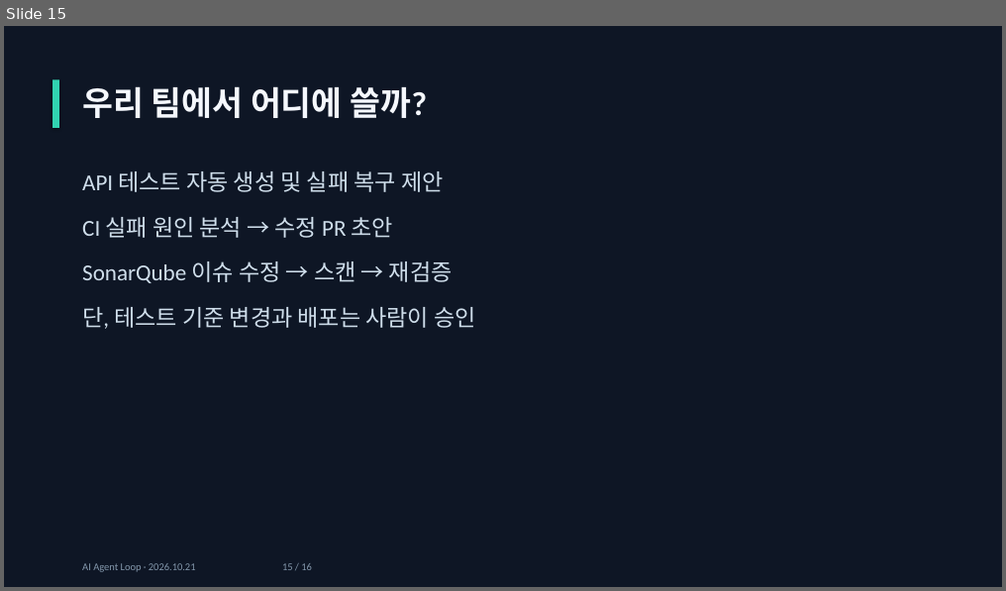
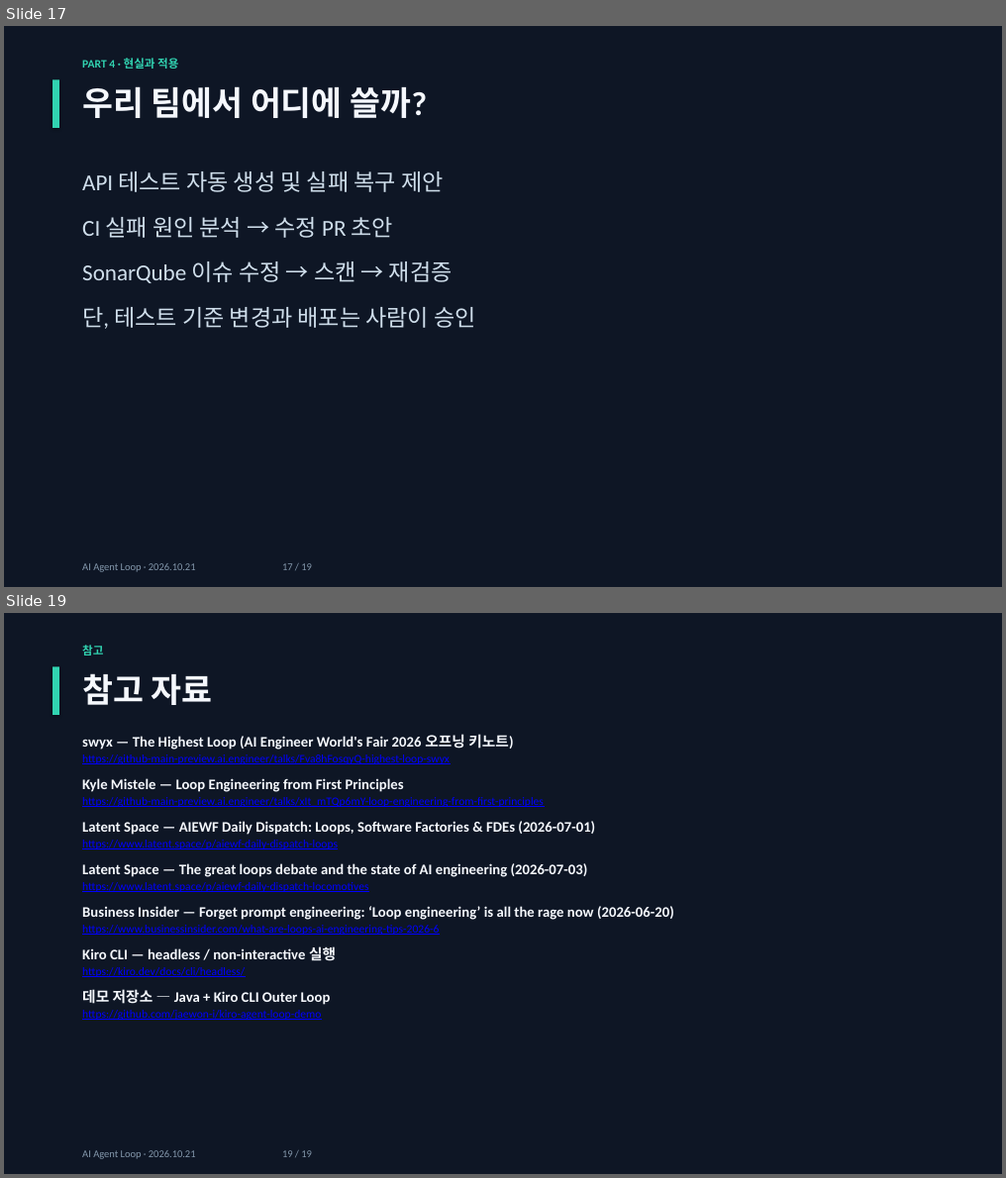
Before and after one commit to jaewon-i/kiro-agent-loop-demo, a slide deck: docs/AI_Agent_Loop.pptx. Shown one above the other, each under a label of ours: slide 15 before the commit, slides 17 and 19 after it; the slides between them are not shown. The pictures are 1006x591 and 1006x1178 pixels, drawn with LibreOffice and Linux fonts; fonts in the diff are those of the drawing. Boxes give left, top, right and bottom in pixels: in the first picture for what was removed or moved away, otherwise in the second. Text is boxed around its words. In the diff, an @@ line names an element or a change of style, - is before the commit and + after.

Commit message:
Restructure deck: World's Fair 2026 intro, concepts, demo, debate (19 slides)

```diff
--- a/docs/AI_Agent_Loop.pptx
+++ b/docs/AI_Agent_Loop.pptx
@@ slide 19 added at (4,613,1002,1174), background #0E1625 @@
@@ rectangle added at (53,666,59,715), fill #31D3B1 @@
@@ text added at (82,645,103,656), 11 pt, text #31D3B1, bold @@
+참고
@@ text added at (82,673,213,705), 32 pt, text #F5F8FD, bold @@
+참고 자료
@@ text added at (82,734,674,1020), 11 pt, text #0000FF, underline @@
+swyx — The Highest Loop (AI Engineer World's Fair 2026 오프닝 키노트)
+https://github-main-preview.ai.engineer/talks/Fva8hFosqyQ-highest-loop-swyx
+Kyle Mistele — Loop Engineering from First Principles
+https://github-main-preview.ai.engineer/talks/xIt_mTQp6mY-loop-engineering-from-first-principles
+Latent Space — AIEWF Daily Dispatch: Loops, Software Factories & FDEs (2026-07-01)
+https://www.latent.space/p/aiewf-daily-dispatch-loops
+Latent Space — The great loops debate and the state of AI engineering (2026-07-03)
+https://www.latent.space/p/aiewf-daily-dispatch-locomotives
+Business Insider — Forget prompt engineering: ‘Loop engineering’ is all the rage now (2026-06-20)
+https://www.businessinsider.com/what-are-loops-ai-engineering-tips-2026-6
+Kiro CLI — headless / non-interactive 실행
+https://kiro.dev/docs/cli/headless/
+데모 저장소 — Java + Kiro CLI Outer Loop
+https://github.com/jaewon-i/kiro-agent-loop-demo
@@ text added at (82,1151,312,1159), 10 pt, text #8397AB @@
+AI Agent Loop · 2026.10.21 19 / 19
@@ what was slide 15 is now slide 17 @@
@@ slide 17 changed as well @@
@@ text added at (82,58,178,69), 11 pt, text #31D3B1, bold @@
+PART 4 · 현실과 적용
@@ text at (82,564,312,572): text changed @@
-AI Agent Loop · 2026.10.21 15 / 16
+AI Agent Loop · 2026.10.21 17 / 19
```
Also in this commit, not shown: 10 other slides changed, 7 other slides added, 5 slides removed.
